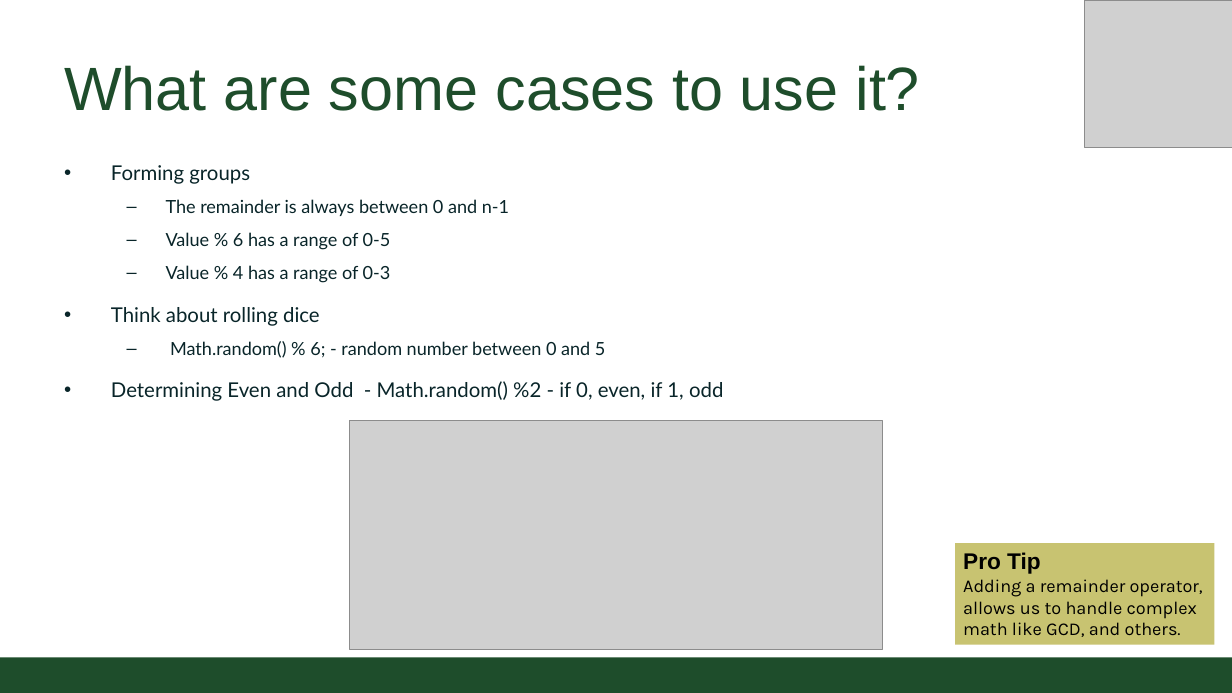
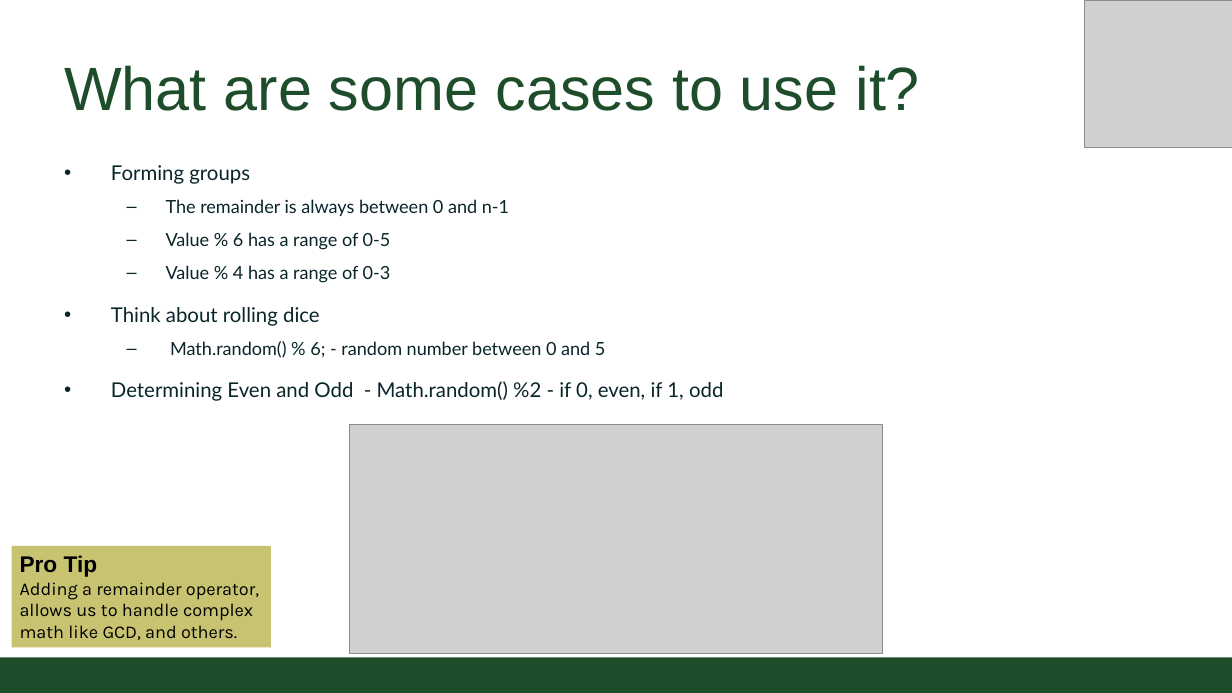
Before and after one commit to coloradostateuniversity/CSUCS1ClassExamples, a slide deck: slide 5 of slides/Online/2020/07c - modulo.pptx. Drawn at 1232x693 pixels with LibreOffice and Linux fonts; fonts in the diff are those of the drawing; grey boxes stand for pictures; background and template pictures are left out. Boxes give left, top, right and bottom in pixels: in the first picture for what was removed or moved away, otherwise in the second. Text is boxed around its words. In the diff, an @@ line names an element or a change of style, - is before the commit and + after.

```diff
--- a/slides/Online/2020/07c - modulo.pptx
+++ b/slides/Online/2020/07c - modulo.pptx
@@ picture: place and size @@
-picture at (350,420,882,649)
+picture at (350,424,882,653)
@@ rectangle "Pro Tip": place and size @@
-rectangle "Pro Tip" at (956,543,1215,645)
+rectangle "Pro Tip" at (11,545,271,647)
```
Also in this commit, not shown: 4 other slides changed, 8 other files.
